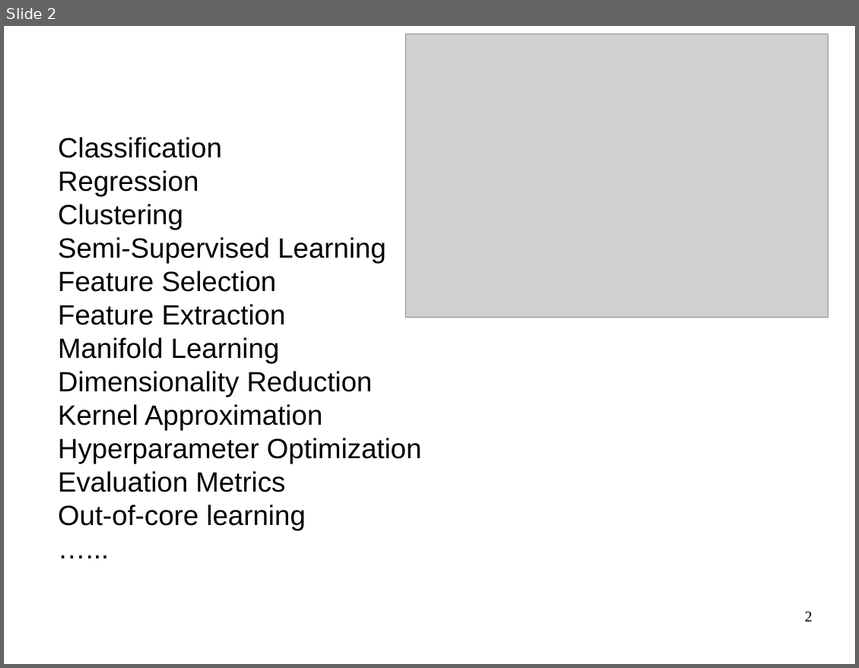
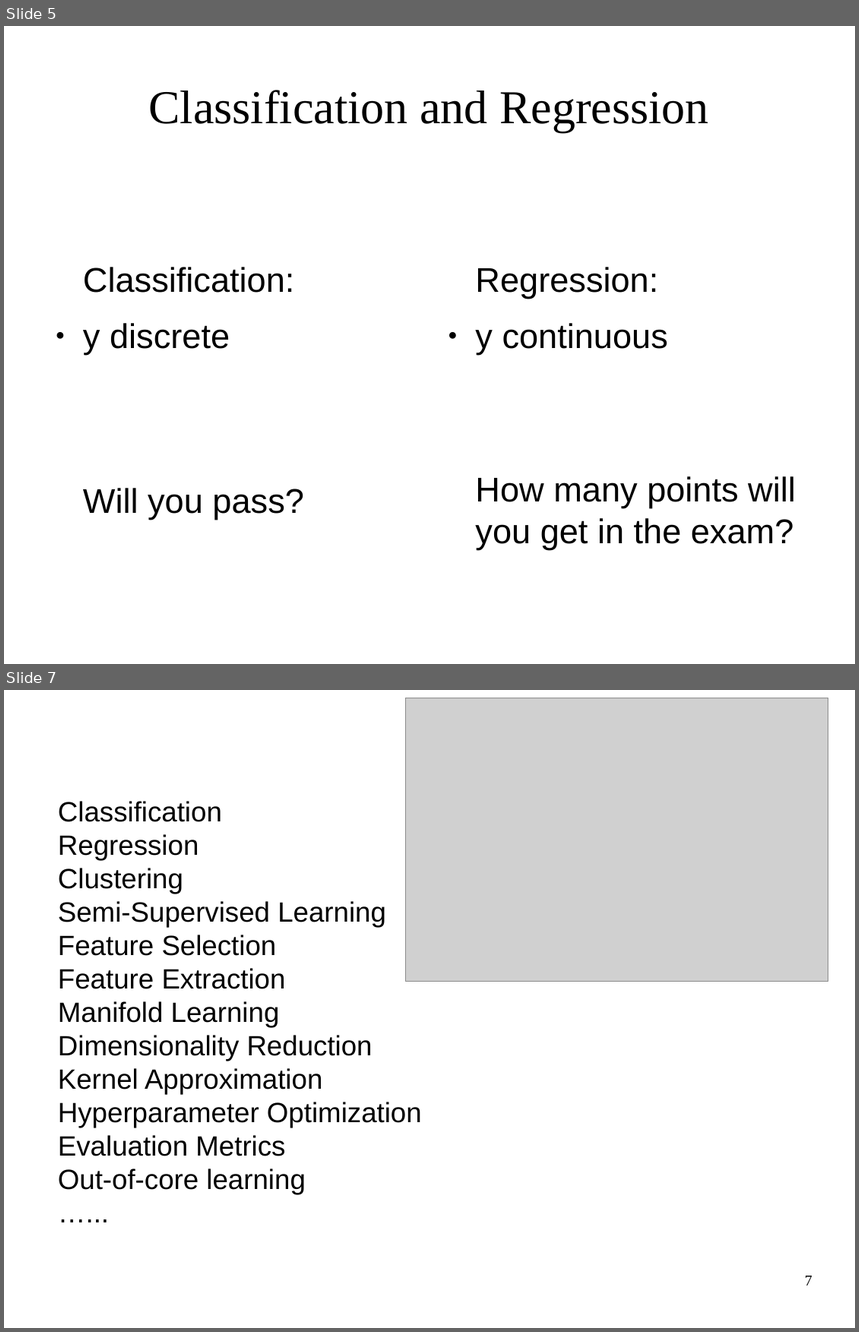
Before and after one commit to amueller/ml-workshop-1-of-4, a slide deck: intro-to-machine-learning-odsc-masterclass-2017.odp. Shown one above the other, each under a label of ours: slide 2 before the commit, slides 5 and 7 after it; the slides between them are not shown. The pictures are 859x668 and 859x1332 pixels, drawn with LibreOffice and Linux fonts; fonts in the diff are those of the drawing; grey boxes stand for pictures. Boxes give left, top, right and bottom in pixels: in the first picture for what was removed or moved away, otherwise in the second. Text is boxed around its words. In the diff, an @@ line names an element or a change of style, - is before the commit and + after.

Commit message:
add linear models for regression stuff

```diff
--- a/intro-to-machine-learning-odsc-masterclass-2017.odp
+++ b/intro-to-machine-learning-odsc-masterclass-2017.odp
@@ slide 5 added at (x1=4, y1=26, x2=855, y2=664), background #FFFFFF @@
@@ title added at (x1=149, y1=90, x2=709, y2=132), 44 pt, text #000000 @@
+Classification and Regression
@@ text added at (x1=83, y1=267, x2=303, y2=519), 32 pt, text #000000 @@
+Classification:
+● y discrete
+  Will you pass?
@@ text added at (x1=475, y1=267, x2=796, y2=550), 32 pt, text #000000 @@
+Regression:
+● y continuous
+How many points will you get in the exam?
@@ what was slide 2 is now slide 7 @@
@@ page number at (x1=805, y1=1276, x2=813, y2=1286): text changed @@
-2
+7
```
Also in this commit, not shown: 17 slides changed, 18 other slides added, 8 slides removed, 1 other file.
